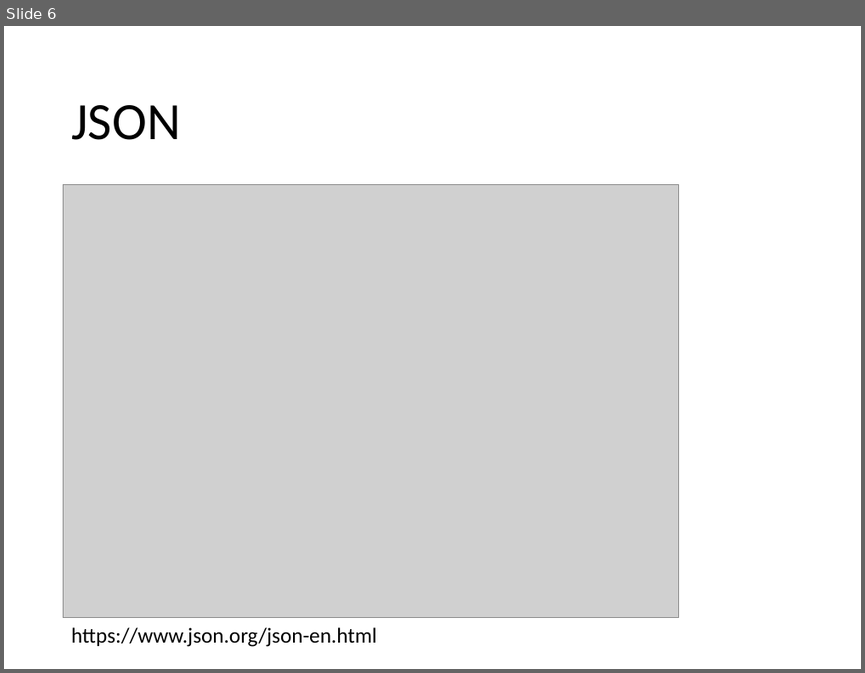
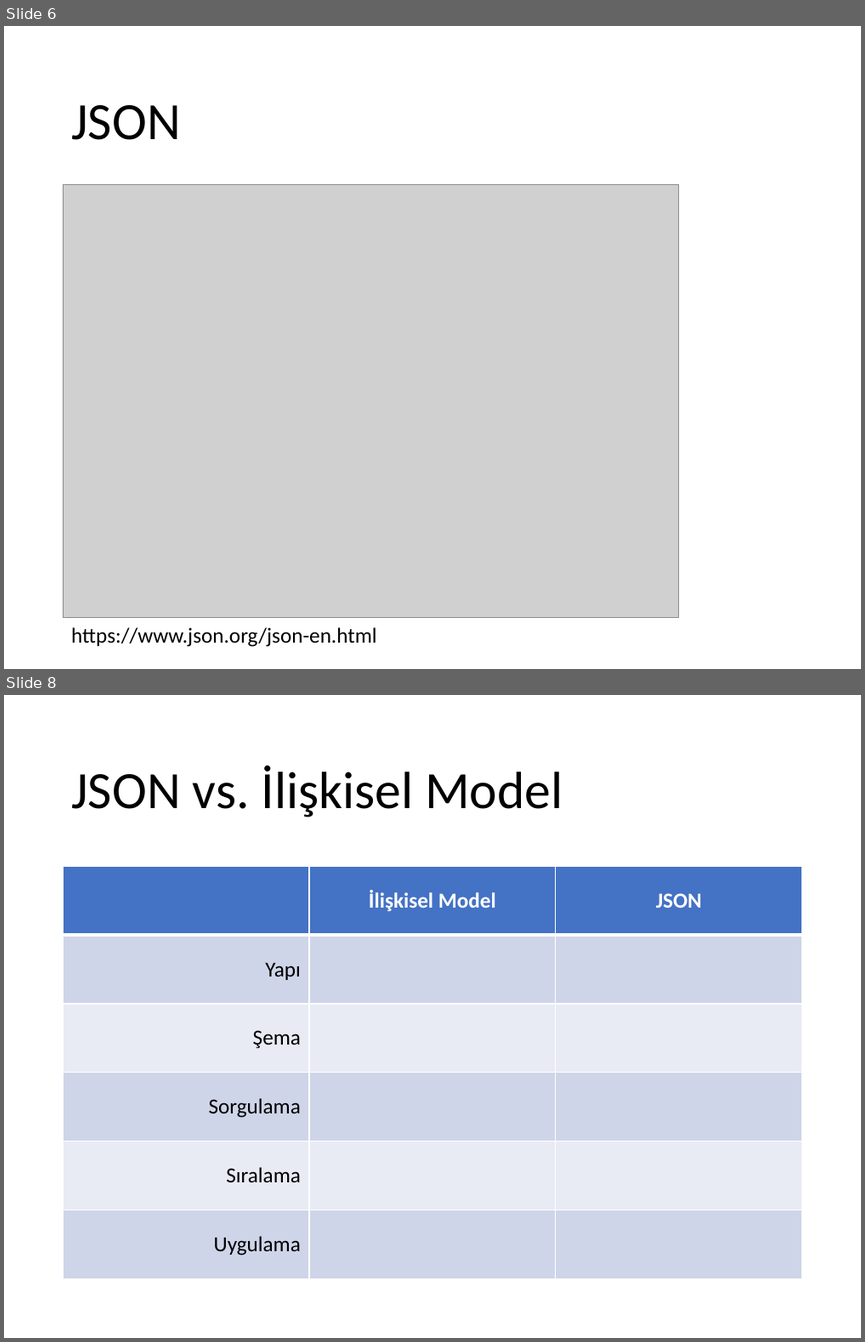
Before and after one commit to ihpar/dbms, a slide deck: Slides/Ders 2 JSON.pptx. Shown one above the other, each under a label of ours: slide 6 before the commit, slides 6 and 8 after it; the slides between them are not shown. The pictures are 865x673 and 865x1342 pixels, drawn with LibreOffice and Linux fonts; fonts in the diff are those of the drawing; grey boxes stand for pictures. Boxes give left, top, right and bottom in pixels: in the first picture for what was removed or moved away, otherwise in the second. Text is boxed around its words. In the diff, an @@ line names an element or a change of style, - is before the commit and + after.

```diff
--- a/Slides/Ders 2 JSON.pptx
+++ b/Slides/Ders 2 JSON.pptx
@@ slide 8 added at [4,695,861,1338], background #FFFFFF @@
@@ title added at [71,765,562,817], 44 pt, text #000000 @@
+JSON vs. İlişkisel Model
@@ table added at [64,867,803,1278], 6 rows, 3 columns @@
+ | İlişkisel Model | JSON
+Yapı |  | 
+Şema |  | 
+Sorgulama |  | 
+Sıralama |  | 
+Uygulama |  | 
```
Also in this commit, not shown: 2 slides changed, 2 other slides added, 3 other files.
